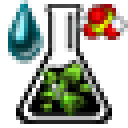
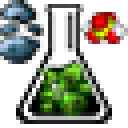
Comparing the layer stacks of the two 128x128 images. Changes:
moved "sulfuric-acid" above "copper-ore", painted on it over <box>76,4,128,44</box>
hid "water" over <box>8,0,44,64</box>
showed "iron-ore", moved it above "uranium-ore" over <box>0,0,44,64</box>
